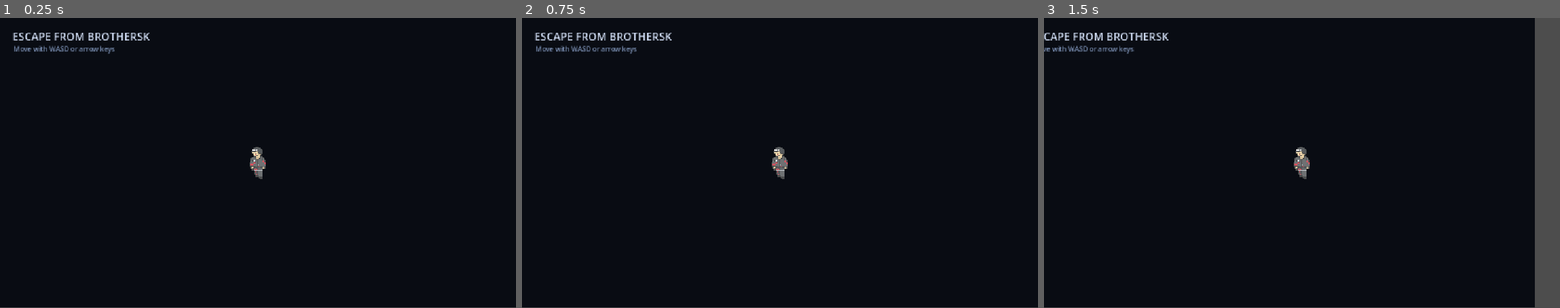
Above: before the commit, frames 1-3 (left to right).
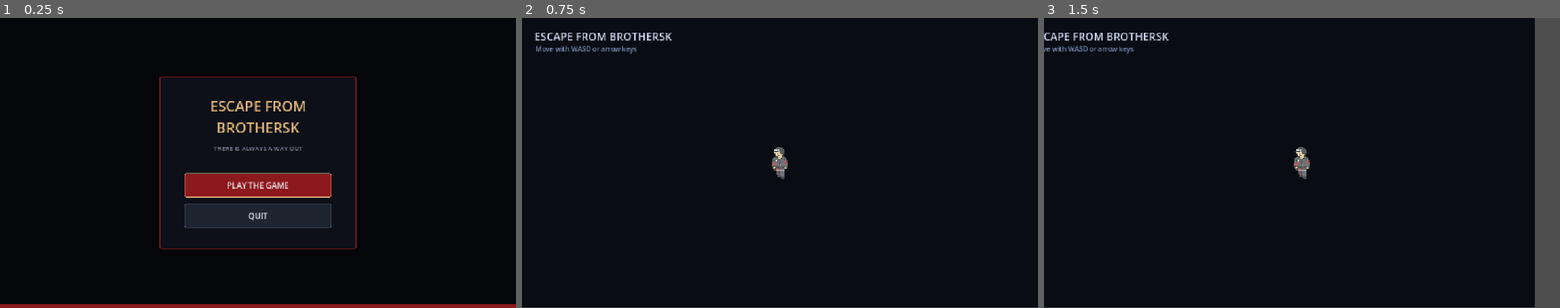
Above: after the commit, the same moments.

Repository: Lolanimus/EscapeFromBrothersk
Game: Godot game, scene res://scenes/main_menu.tscn
Same seed, same stepped clock (60 frames per second), same inputs: the game is played once before the commit and once after it. Before the commit the project starts from res://scenes/main.tscn.
Inputs (mouse positions are in pixels of both pictures, inside the frame that each line leads up to):
- Up to frame 1 (0.25 s): no input
- Up to frame 2 (0.75 s): click (780, 186) at 0.5 s, where only the run after the commit has a clickable "PLAY THE GAME"
- Up to frame 3 (1.5 s): tap Enter at 1.25 s; hold D (move_right) from 1.28 s (still down)

The runs differ from the first frame. In frame 1, 8.4% of the frame differs, in the area x 0-100%, y 5-100%; in frame 2, nothing differs; in frame 3, nothing differs.

Commit message:
added a main menu with play and quit

Diff:
--- a/project.godot
+++ b/project.godot
@@ -15,7 +15,7 @@
 [application]
 
 config/name="Escape from Brothersk"
-run/main_scene="res://scenes/main.tscn"
+run/main_scene="res://scenes/main_menu.tscn"
 config/features=PackedStringArray("4.7")
 
 [display]
--- /dev/null
+++ b/scenes/main_menu.tscn
@@ -0,0 +1,145 @@
+[gd_scene load_steps=5 format=3]
+
+[ext_resource type="Script" path="res://scripts/main_menu.gd" id="1_menu"]
+
+[sub_resource type="StyleBoxFlat" id="StyleBoxFlat_panel"]
+bg_color = Color(0.055, 0.067, 0.1, 0.94)
+border_width_left = 2
+border_width_top = 2
+border_width_right = 2
+border_width_bottom = 2
+border_color = Color(0.55, 0.1, 0.12, 1)
+corner_radius_top_left = 6
+corner_radius_top_right = 6
+corner_radius_bottom_right = 6
+corner_radius_bottom_left = 6
+shadow_color = Color(0, 0, 0, 0.45)
+shadow_size = 12
+
+[sub_resource type="StyleBoxFlat" id="StyleBoxFlat_button"]
+bg_color = Color(0.12, 0.14, 0.19, 1)
+border_width_left = 1
+border_width_top = 1
+border_width_right = 1
+border_width_bottom = 1
+border_color = Color(0.34, 0.38, 0.48, 1)
+corner_radius_top_left = 3
+corner_radius_top_right = 3
+corner_radius_bottom_right = 3
+corner_radius_bottom_left = 3
+
+[sub_resource type="StyleBoxFlat" id="StyleBoxFlat_button_hover"]
+bg_color = Color(0.55, 0.1, 0.12, 1)
+border_width_left = 1
+border_width_top = 1
+border_width_right = 1
+border_width_bottom = 1
+border_color = Color(0.9, 0.72, 0.48, 1)
+corner_radius_top_left = 3
+corner_radius_top_right = 3
+corner_radius_bottom_right = 3
+corner_radius_bottom_left = 3
+
+[node name="MainMenu" type="Control"]
+layout_mode = 3
+anchors_preset = 15
+anchor_right = 1.0
+anchor_bottom = 1.0
+grow_horizontal = 2
+grow_vertical = 2
+script = ExtResource("1_menu")
+
+[node name="Background" type="ColorRect" parent="."]
+layout_mode = 1
+anchors_preset = 15
+anchor_right = 1.0
+anchor_bottom = 1.0
+grow_horizontal = 2
+grow_vertical = 2
+mouse_filter = 2
+color = Color(0.025, 0.03, 0.045, 1)
+
+[node name="Accent" type="ColorRect" parent="."]
+layout_mode = 1
+anchors_preset = 12
+anchor_top = 1.0
+anchor_right = 1.0
+anchor_bottom = 1.0
+offset_top = -8.0
+grow_horizontal = 2
+grow_vertical = 0
+mouse_filter = 2
+color = Color(0.55, 0.1, 0.12, 1)
+
+[node name="CenterContainer" type="CenterContainer" parent="."]
+layout_mode = 1
+anchors_preset = 15
+anchor_right = 1.0
+anchor_bottom = 1.0
+grow_horizontal = 2
+grow_vertical = 2
+
+[node name="MenuPanel" type="PanelContainer" parent="CenterContainer"]
+custom_minimum_size = Vector2(440, 0)
+layout_mode = 2
+theme_override_styles/panel = SubResource("StyleBoxFlat_panel")
+
+[node name="MarginContainer" type="MarginContainer" parent="CenterContainer/MenuPanel"]
+layout_mode = 2
+theme_override_constants/margin_left = 54
+theme_override_constants/margin_top = 42
+theme_override_constants/margin_right = 54
+theme_override_constants/margin_bottom = 46
+
+[node name="MenuItems" type="VBoxContainer" parent="CenterContainer/MenuPanel/MarginContainer"]
+layout_mode = 2
+theme_override_constants/separation = 14
+
+[node name="Title" type="Label" parent="CenterContainer/MenuPanel/MarginContainer/MenuItems"]
+layout_mode = 2
+theme_override_colors/font_color = Color(0.9, 0.72, 0.48, 1)
+theme_override_font_sizes/font_size = 32
+text = "ESCAPE FROM\nBROTHERSK"
+horizontal_alignment = 1
+
+[node name="Subtitle" type="Label" parent="CenterContainer/MenuPanel/MarginContainer/MenuItems"]
+layout_mode = 2
+theme_override_colors/font_color = Color(0.52, 0.56, 0.66, 1)
+theme_override_constants/outline_size = 2
+theme_override_font_sizes/font_size = 14
+text = "THERE IS ALWAYS A WAY OUT"
+horizontal_alignment = 1
+
+[node name="Spacer" type="Control" parent="CenterContainer/MenuPanel/MarginContainer/MenuItems"]
+custom_minimum_size = Vector2(0, 18)
+layout_mode = 2
+mouse_filter = 2
+
+[node name="PlayButton" type="Button" parent="CenterContainer/MenuPanel/MarginContainer/MenuItems"]
+unique_name_in_owner = true
+custom_minimum_size = Vector2(0, 54)
+layout_mode = 2
+focus_neighbor_bottom = NodePath("../QuitButton")
+theme_override_colors/font_color = Color(0.9, 0.92, 0.96, 1)
+theme_override_font_sizes/font_size = 18
+theme_override_styles/normal = SubResource("StyleBoxFlat_button")
+theme_override_styles/hover = SubResource("StyleBoxFlat_button_hover")
+theme_override_styles/pressed = SubResource("StyleBoxFlat_button_hover")
+theme_override_styles/focus = SubResource("StyleBoxFlat_button_hover")
+text = "PLAY THE GAME"
+
+[node name="QuitButton" type="Button" parent="CenterContainer/MenuPanel/MarginContainer/MenuItems"]
+unique_name_in_owner = true
+custom_minimum_size = Vector2(0, 54)
+layout_mode = 2
+focus_neighbor_top = NodePath("../PlayButton")
+theme_override_colors/font_color = Color(0.9, 0.92, 0.96, 1)
+theme_override_font_sizes/font_size = 18
+theme_override_styles/normal = SubResource("StyleBoxFlat_button")
+theme_override_styles/hover = SubResource("StyleBoxFlat_button_hover")
+theme_override_styles/pressed = SubResource("StyleBoxFlat_button_hover")
+theme_override_styles/focus = SubResource("StyleBoxFlat_button_hover")
+text = "QUIT"
+
+[connection signal="pressed" from="CenterContainer/MenuPanel/MarginContainer/MenuItems/PlayButton" to="." method="_on_play_button_pressed"]
+[connection signal="pressed" from="CenterContainer/MenuPanel/MarginContainer/MenuItems/QuitButton" to="." method="_on_quit_button_pressed"]
--- /dev/null
+++ b/scripts/main_menu.gd
@@ -0,0 +1,17 @@
+extends Control
+
+@export_file("*.tscn") var game_scene_path := "res://scenes/main.tscn"
+
+@onready var play_button: Button = %PlayButton
+
+
+func _ready() -> void:
+	play_button.grab_focus()
+
+
+func _on_play_button_pressed() -> void:
+	get_tree().change_scene_to_file(game_scene_path)
+
+
+func _on_quit_button_pressed() -> void:
+	get_tree().quit()
--- /dev/null
+++ b/tests/test_main_menu.gd
@@ -0,0 +1,47 @@
+extends SceneTree
+
+const MainMenuScene := preload("res://scenes/main_menu.tscn")
+
+var _failures := 0
+
+
+func _initialize() -> void:
+	call_deferred("_run_tests")
+
+
+func _run_tests() -> void:
+	var menu := MainMenuScene.instantiate()
+	root.add_child(menu)
+	current_scene = menu
+	await process_frame
+
+	var play_button := menu.get_node("%PlayButton") as Button
+	var quit_button := menu.get_node("%QuitButton") as Button
+
+	_expect(play_button.text == "PLAY THE GAME", "play button has the expected label")
+	_expect(quit_button.text == "QUIT", "quit button has the expected label")
+	_expect(root.gui_get_focus_owner() == play_button, "play button receives initial focus")
+
+	play_button.pressed.emit()
+	await process_frame
+	await process_frame
+	_expect(
+		current_scene != null and current_scene.scene_file_path == "res://scenes/main.tscn",
+		"play button opens the gameplay scene"
+	)
+
+	if _failures == 0:
+		print("PASS: all main menu tests passed")
+	else:
+		push_error("FAIL: %d main menu test(s) failed" % _failures)
+
+	quit(_failures)
+
+
+func _expect(condition: bool, message: String) -> void:
+	if condition:
+		print("PASS: %s" % message)
+		return
+
+	_failures += 1
+	push_error("FAIL: %s" % message)
Not shown, added: scripts/main_menu.gd.uid
Not shown, added: tests/test_main_menu.gd.uid
